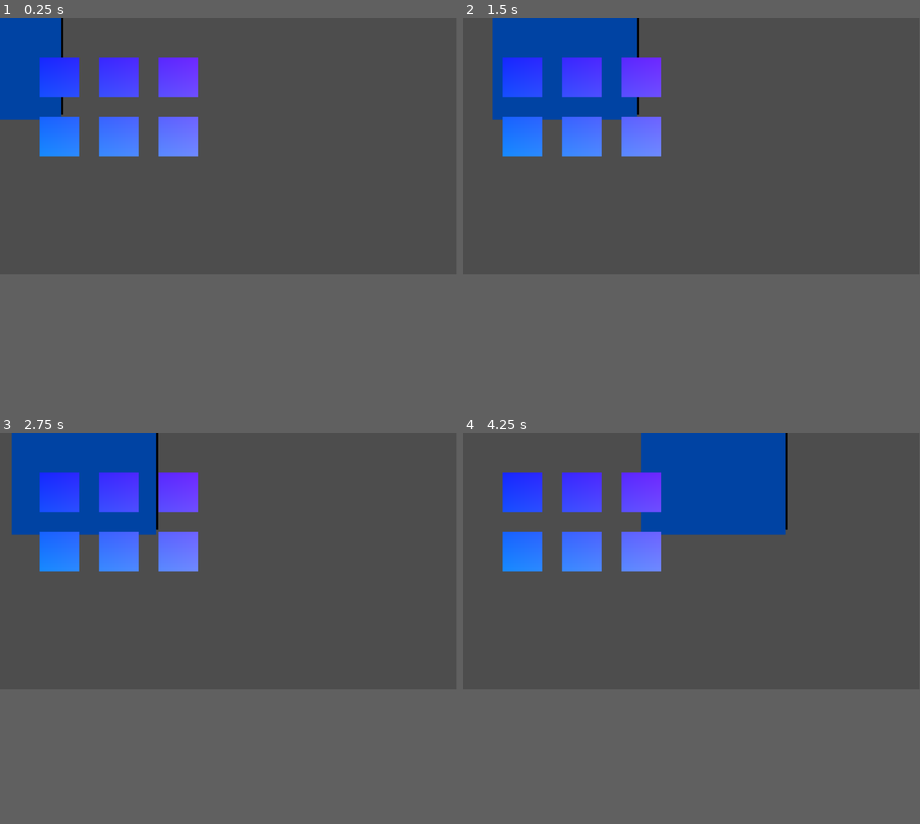
Above: before the commit, frames 1-4 (two rows, left to right).
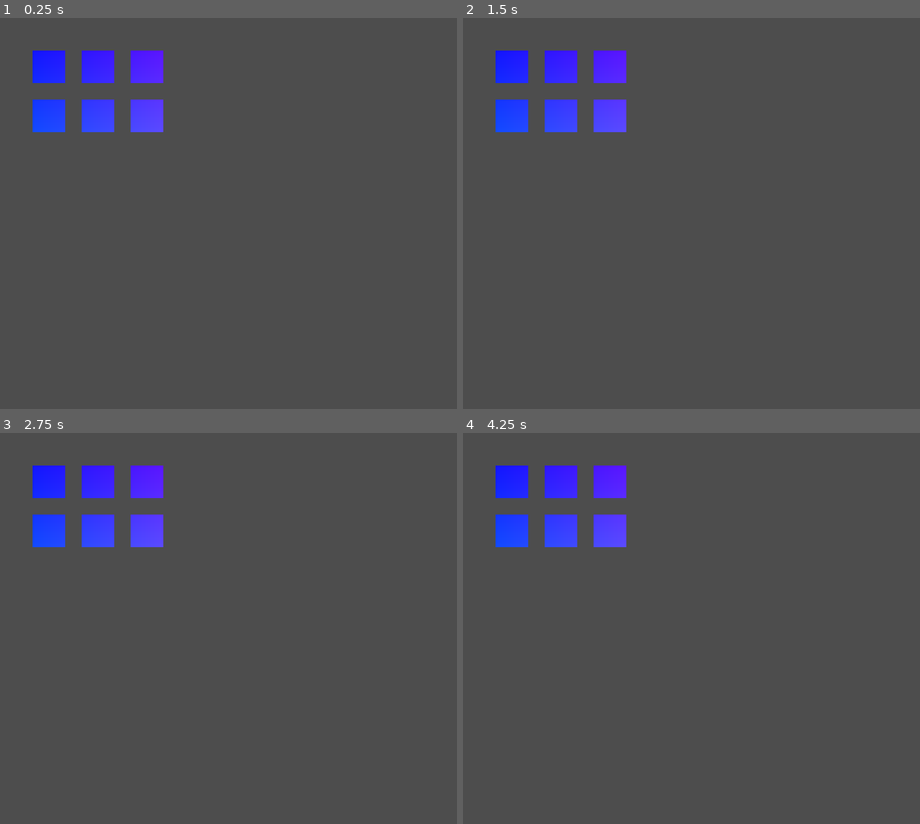
Above: after the commit, the same moments.

Repository: MartMcMahon/gbgj_23_10
Game: Godot game, scene res://main.tscn
The game is run twice, just before and just after one commit, with the same random seed, the same clock (stepped at 60 frames per second) and the same inputs.
Inputs:
- Up to frame 1 (0.25 s): no input
- Up to frame 2 (1.5 s): tap Enter (ui_accept) at 0.5, 0.6, 0.77, 1.07, 1.35 s; hold Right (ui_right) from 0.53 s (still down)
- Up to frame 3 (2.75 s): tap Enter (ui_accept) at 1.52, 1.82, 2.1 s; release Right (ui_right) at 2.03 s; hold Left (ui_left) from 2.03 s (still down)
- Up to frame 4 (4.25 s): release Left (ui_left) at 2.78 s; hold Right (ui_right) from 2.78 s (still down); tap Enter (ui_accept) at 2.85, 3.02, 3.32, 3.6, 3.77, 4.07 s
In our replay, the window is 799x449 before the commit and 800x685 after it. These sizes can differ from the game's own. Grey fills any space a smaller window leaves; there, only what the larger window draws over its background counts as a difference.

The runs differ from the first frame. In frame 1, 9.5% of the frame differs, in the area x 0-44%, y 0-36%; in frame 2, 11%; in frame 3, 11%; in frame 4, 15%, in the area x 7-71%, y 0-36%.

Commit message:
normal movement

Diff:
--- a/character.gd
+++ b/character.gd
@@ -12,17 +12,11 @@
 	# Add the gravity.
 	# if not is_on_floor():
 	# 	velocity.y += gravity * delta
+	var input_direction = Vector2(
+		Input.get_action_strength("ui_right") - Input.get_action_strength("ui_left"),
+		Input.get_action_strength("ui_down") - Input.get_action_strength("ui_up")
+	).normalized()
 
-	# Handle Jump.
-	if Input.is_action_just_pressed("ui_accept") and is_on_floor():
-		velocity.y = JUMP_VELOCITY
-
-	# Get the input direction and handle the movement/deceleration.
-	# As good practice, you should replace UI actions with custom gameplay actions.
-	var direction = Input.get_axis("ui_left", "ui_right")
-	if direction:
-		velocity.x = direction * SPEED
-	else:
-		velocity.x = move_toward(velocity.x, 0, SPEED)
+	self.velocity = input_direction * SPEED
 
 	move_and_slide()
--- a/character.tscn
+++ b/character.tscn
@@ -1,10 +1,12 @@
 [gd_scene load_steps=3 format=3 uid="uid://vbnfe4drmnr7"]
 
-[ext_resource type="Texture2D" uid="uid://ccu5hw47paw1b" path="res://candle.png" id="1_1jb62"]
 [ext_resource type="Script" path="res://character.gd" id="1_i65df"]
+[ext_resource type="Texture2D" uid="uid://xiddyr58v0g3" path="res://candle_guy.png" id="2_gjyb1"]
 
 [node name="CharacterBody2D" type="CharacterBody2D"]
 script = ExtResource("1_i65df")
 
-[node name="Sprite2D" type="Sprite2D" parent="."]
-texture = ExtResource("1_1jb62")
+[node name="Sprite2D2" type="Sprite2D" parent="."]
+position = Vector2(25.302, 21.75)
+scale = Vector2(0.104027, 0.104027)
+texture = ExtResource("2_gjyb1")
--- a/main.tscn
+++ b/main.tscn
@@ -1,12 +1,21 @@
-[gd_scene load_steps=3 format=3 uid="uid://cfdvx3kg4ok2r"]
+[gd_scene load_steps=4 format=3 uid="uid://cfdvx3kg4ok2r"]
 
 [ext_resource type="PackedScene" uid="uid://vbnfe4drmnr7" path="res://character.tscn" id="1_tceel"]
+[ext_resource type="Texture2D" uid="uid://1nhy2au6fjhj" path="res://IMG_4444.jpeg" id="3_ifrek"]
 [ext_resource type="Script" path="res://RoomMaker.gd" id="3_t6yon"]
 
 [node name="Node2D" type="Node2D"]
 
 [node name="CharacterBody2D" parent="." instance=ExtResource("1_tceel")]
-position = Vector2(-4, 3)
+position = Vector2(12, 37)
 
 [node name="RoomMaker" type="Node" parent="."]
 script = ExtResource("3_t6yon")
+
+[node name="ParallaxBackground" type="ParallaxBackground" parent="."]
+
+[node name="Sprite2D" type="Sprite2D" parent="ParallaxBackground"]
+position = Vector2(546, 360)
+scale = Vector2(0.360656, 0.222305)
+texture = ExtResource("3_ifrek")
+metadata/_edit_lock_ = true
--- a/project.godot
+++ b/project.godot
@@ -14,3 +14,43 @@
 run/main_scene="res://main.tscn"
 config/features=PackedStringArray("4.1", "Forward Plus")
 config/icon="res://icon.svg"
+
+[display]
+
+window/size/viewport_width=1400
+window/size/viewport_height=1200
+
+[input]
+
+ui_left={
+"deadzone": 0.5,
+"events": [Object(InputEventKey,"resource_local_to_scene":false,"resource_name":"","device":0,"window_id":0,"alt_pressed":false,"shift_pressed":false,"ctrl_pressed":false,"meta_pressed":false,"pressed":false,"keycode":4194319,"physical_keycode":0,"key_label":0,"unicode":0,"echo":false,"script":null)
+, Object(InputEventJoypadButton,"resource_local_to_scene":false,"resource_name":"","device":0,"button_index":13,"pressure":0.0,"pressed":false,"script":null)
+, Object(InputEventJoypadMotion,"resource_local_to_scene":false,"resource_name":"","device":0,"axis":0,"axis_value":-1.0,"script":null)
+, Object(InputEventKey,"resource_local_to_scene":false,"resource_name":"","device":-1,"window_id":0,"alt_pressed":false,"shift_pressed":false,"ctrl_pressed":false,"meta_pressed":false,"pressed":false,"keycode":0,"physical_keycode":65,"key_label":0,"unicode":97,"echo":false,"script":null)
+]
+}
+ui_right={
+"deadzone": 0.5,
+"events": [Object(InputEventKey,"resource_local_to_scene":false,"resource_name":"","device":0,"window_id":0,"alt_pressed":false,"shift_pressed":false,"ctrl_pressed":false,"meta_pressed":false,"pressed":false,"keycode":4194321,"physical_keycode":0,"key_label":0,"unicode":0,"echo":false,"script":null)
+, Object(InputEventJoypadButton,"resource_local_to_scene":false,"resource_name":"","device":0,"button_index":14,"pressure":0.0,"pressed":false,"script":null)
+, Object(InputEventJoypadMotion,"resource_local_to_scene":false,"resource_name":"","device":0,"axis":0,"axis_value":1.0,"script":null)
+, Object(InputEventKey,"resource_local_to_scene":false,"resource_name":"","device":-1,"window_id":0,"alt_pressed":false,"shift_pressed":false,"ctrl_pressed":false,"meta_pressed":false,"pressed":false,"keycode":0,"physical_keycode":68,"key_label":0,"unicode":100,"echo":false,"script":null)
+]
+}
+ui_up={
+"deadzone": 0.5,
+"events": [Object(InputEventKey,"resource_local_to_scene":false,"resource_name":"","device":0,"window_id":0,"alt_pressed":false,"shift_pressed":false,"ctrl_pressed":false,"meta_pressed":false,"pressed":false,"keycode":4194320,"physical_keycode":0,"key_label":0,"unicode":0,"echo":false,"script":null)
+, Object(InputEventJoypadButton,"resource_local_to_scene":false,"resource_name":"","device":0,"button_index":11,"pressure":0.0,"pressed":false,"script":null)
+, Object(InputEventJoypadMotion,"resource_local_to_scene":false,"resource_name":"","device":0,"axis":1,"axis_value":-1.0,"script":null)
+, Object(InputEventKey,"resource_local_to_scene":false,"resource_name":"","device":-1,"window_id":0,"alt_pressed":false,"shift_pressed":false,"ctrl_pressed":false,"meta_pressed":false,"pressed":false,"keycode":0,"physical_keycode":87,"key_label":0,"unicode":119,"echo":false,"script":null)
+]
+}
+ui_down={
+"deadzone": 0.5,
+"events": [Object(InputEventKey,"resource_local_to_scene":false,"resource_name":"","device":0,"window_id":0,"alt_pressed":false,"shift_pressed":false,"ctrl_pressed":false,"meta_pressed":false,"pressed":false,"keycode":4194322,"physical_keycode":0,"key_label":0,"unicode":0,"echo":false,"script":null)
+, Object(InputEventJoypadButton,"resource_local_to_scene":false,"resource_name":"","device":0,"button_index":12,"pressure":0.0,"pressed":false,"script":null)
+, Object(InputEventJoypadMotion,"resource_local_to_scene":false,"resource_name":"","device":0,"axis":1,"axis_value":1.0,"script":null)
+, Object(InputEventKey,"resource_local_to_scene":false,"resource_name":"","device":-1,"window_id":0,"alt_pressed":false,"shift_pressed":false,"ctrl_pressed":false,"meta_pressed":false,"pressed":false,"keycode":0,"physical_keycode":83,"key_label":0,"unicode":115,"echo":false,"script":null)
+]
+}
